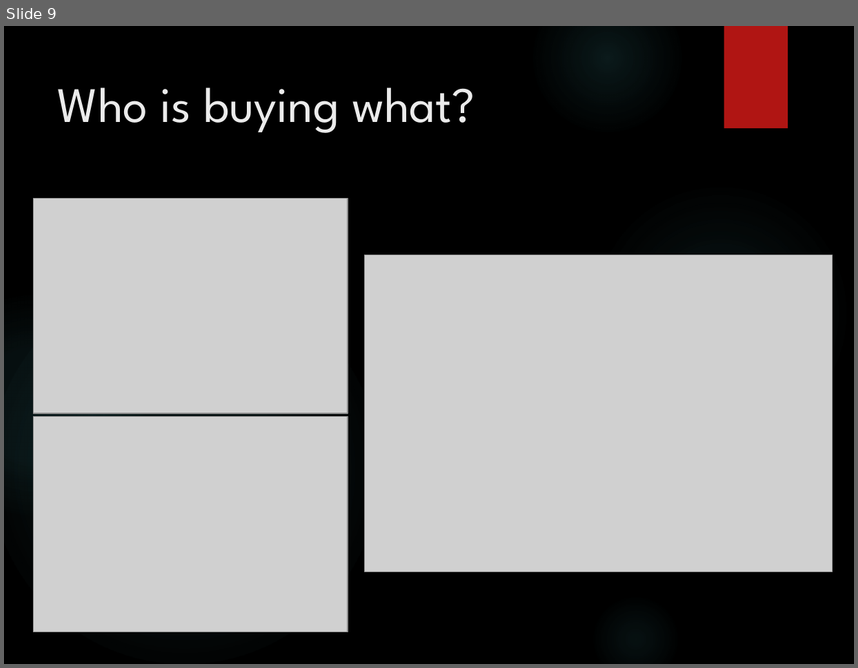
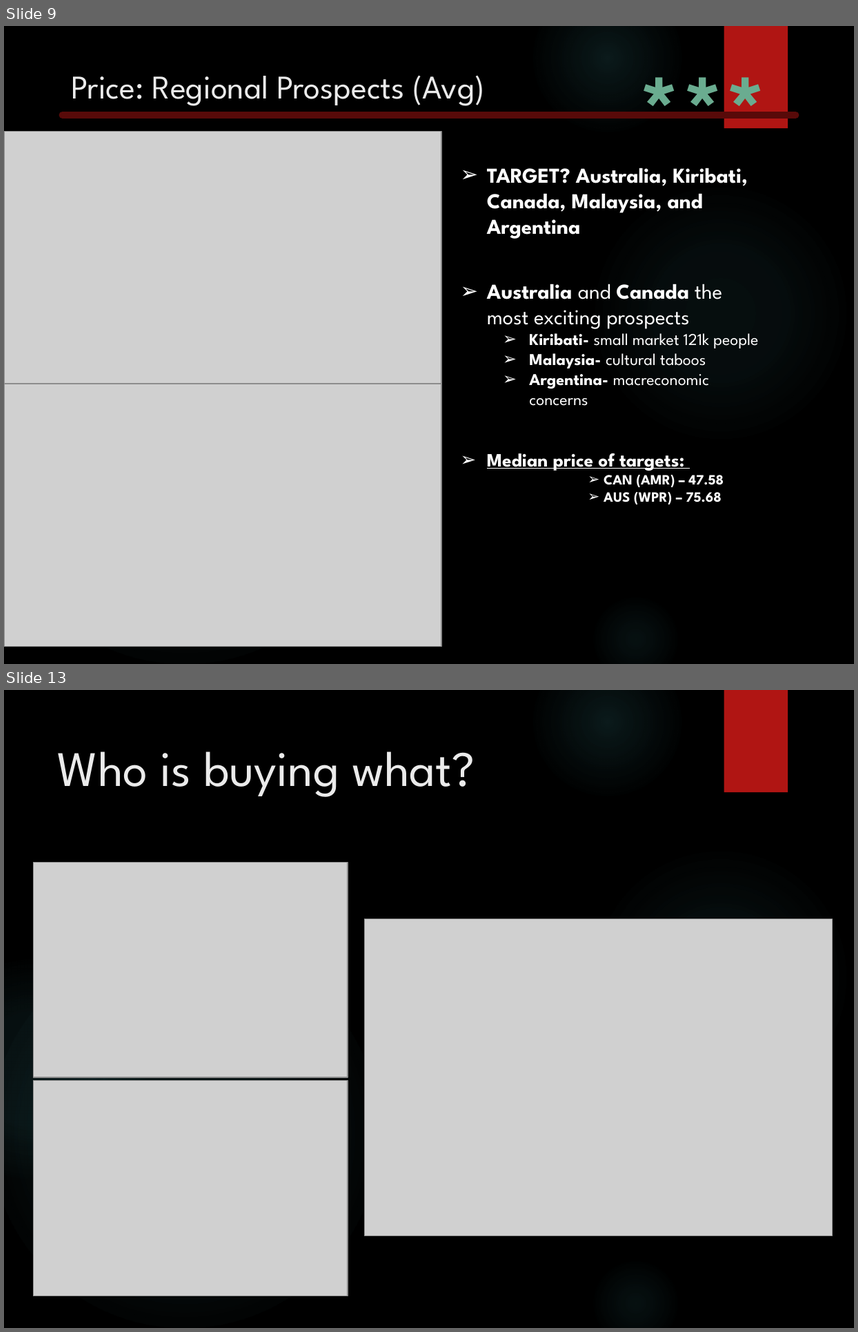
Before and after one commit to ThePennyGoblin/SMU_BootCamp_-Project_1, a slide deck: Marketing Analysis Deck v2024v2.pptx. Shown one above the other, each under a label of ours: slide 9 before the commit, slides 9 and 13 after it; the slides between them are not shown. The pictures are 858x668 and 858x1332 pixels, drawn with LibreOffice and Linux fonts; fonts in the diff are those of the drawing; grey boxes stand for pictures; background and template pictures are left out. Boxes give left, top, right and bottom in pixels: in the first picture for what was removed or moved away, otherwise in the second. Text is boxed around its words. In the diff, an @@ line names an element or a change of style, - is before the commit and + after.

```diff
--- a/Marketing Analysis Deck v2024v2.pptx
+++ b/Marketing Analysis Deck v2024v2.pptx
@@ slide 9 added at bbox=[4, 26, 854, 664], background picture (left out); not listed: 6 template elements that a slide beside it also shows @@
@@ text added at bbox=[626, 40, 781, 175], 88 pt, text #6AAC90, bold @@
+***
@@ title added at bbox=[71, 75, 485, 106], 28 pt, text #EBEBEB @@
+Price: Regional Prospects (Avg)
@@ line added from (795, 115) to (63, 115), #580A09 6 pt @@
@@ picture added at bbox=[4, 132, 441, 394] @@
@@ text added at bbox=[487, 167, 758, 504], 18 pt, text #FFFFFF, bold @@
+➢ TARGET? Australia, Kiribati, Canada, Malaysia, and Argentina
+➢ Australia and Canada the most exciting prospects
+  ➢ Kiribati- small market 121k people
+  ➢ Malaysia- cultural taboos
+  ➢ Argentina- macreconomic concerns
+➢ Median price of targets:
+      ➢ CAN (AMR) – 47.58
+      ➢ AUS (WPR) – 75.68
@@ picture added at bbox=[4, 384, 441, 646] @@
@@ what was slide 9 is now slide 13 @@
```
Also in this commit, not shown: 9 slides changed, 4 other slides added, 3 slides removed, 20 other files.
